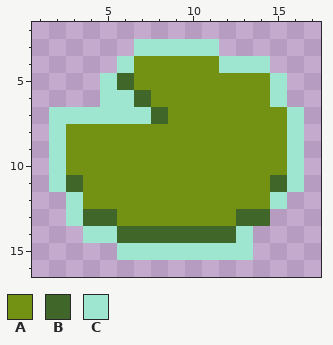
Pixel-art sprite: src/main/resources/images/bush/lily3.png. The first picture shows the starting point.
The file is 20x19 pixels. Shown: x 1..17, y 2..16.
Palette (. is transparent): A #739112  B #41662a  C #9ee6d0
And afterwards:
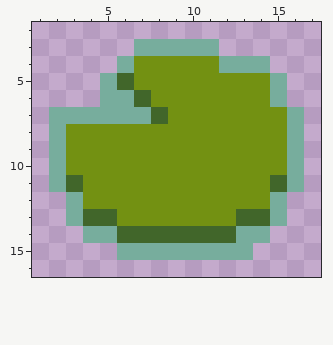
Edits made:
colour C: #9ee6d0 -> #77ad9d
Changed rows in their new state; - is a pixel that keeps its letter.
first column x 14:
13 -C
14 C-
Pixel boxes of the changes (left, top, right, bottom) in both pictures:
changed: (49, 39, 304, 260)
